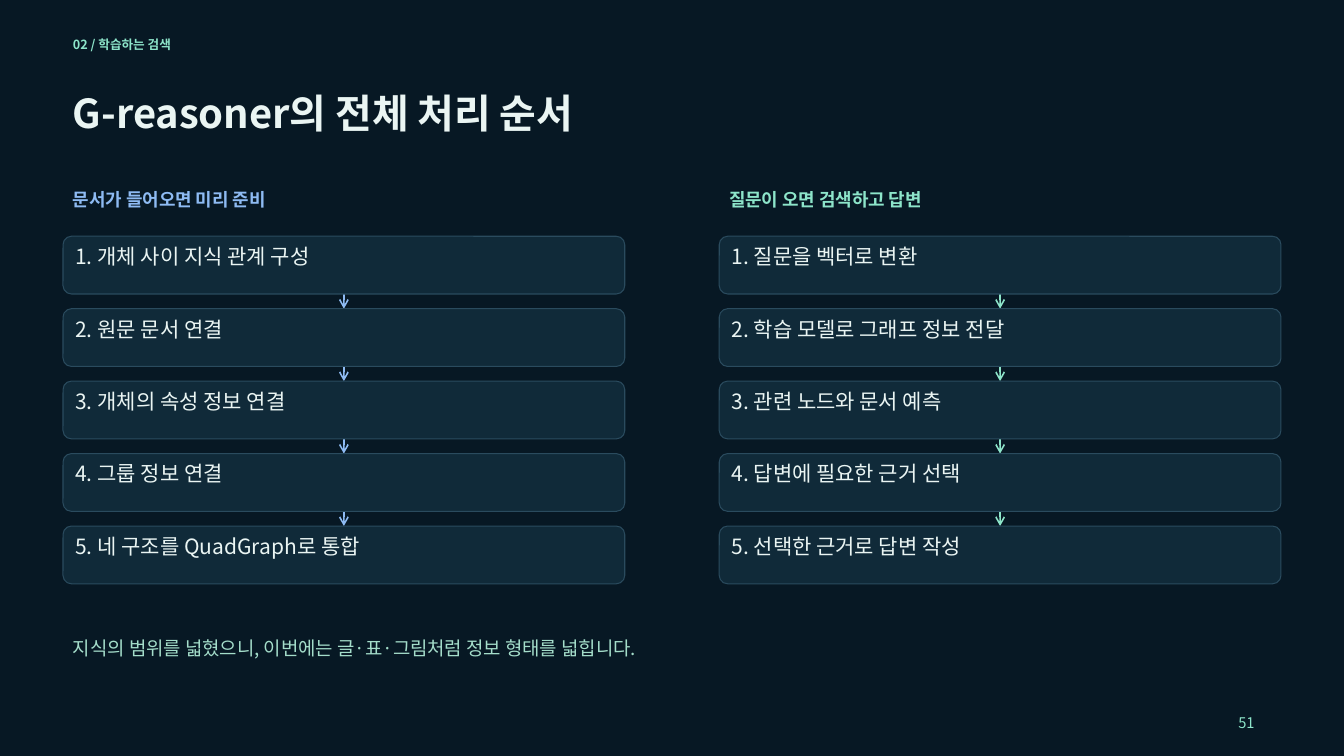
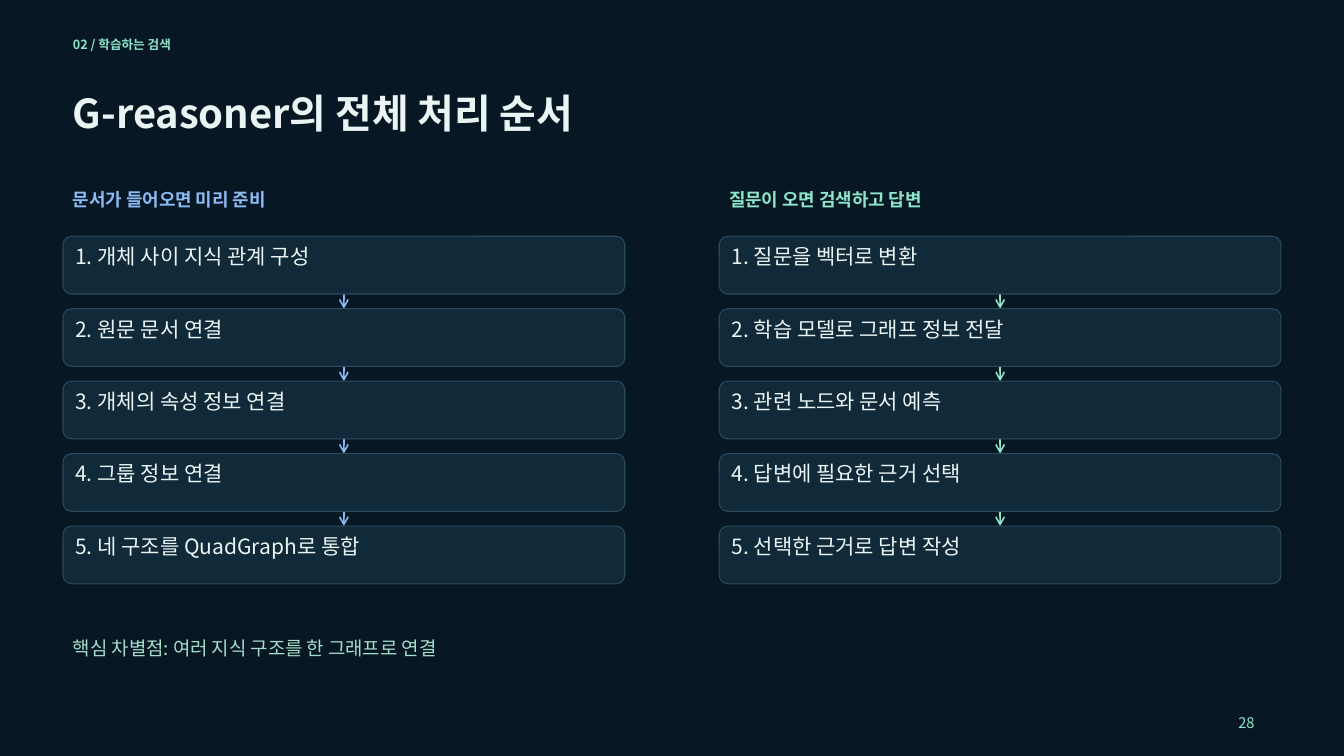
Before and after one commit to euiyulsong/graphrag-atlas, a slide deck: slide 28 of slides/GraphRAG_Atlas_Tech_Seminar.pptx (slide 51 before the commit). Drawn at 1344x756 pixels with LibreOffice and Linux fonts; fonts in the diff are those of the drawing. Boxes give left, top, right and bottom in pixels: in the first picture for what was removed or moved away, otherwise in the second. Text is boxed around its words. In the diff, an @@ line names an element or a change of style, - is before the commit and + after.

```diff
--- a/slides/GraphRAG_Atlas_Tech_Seminar.pptx
+++ b/slides/GraphRAG_Atlas_Tech_Seminar.pptx
@@ text at [73, 639, 437, 657]: text changed @@
-지식의 범위를 넓혔으니, 이번에는 글·표·그림처럼 정보 형태를 넓힙니다.
+핵심 차별점: 여러 지식 구조를 한 그래프로 연결
@@ text at [1238, 717, 1254, 728]: text changed @@
-51
+28
```
Also in this commit, not shown: 12 other slides changed, 30 slides removed, 5 other files.
